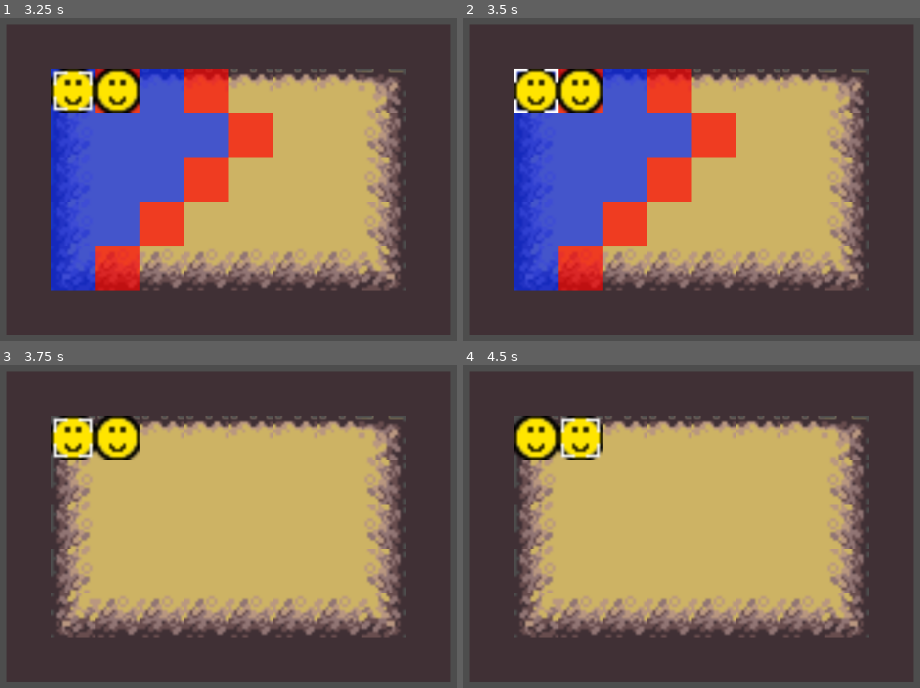
Above: before the commit, frames 1-4 (two rows, left to right).
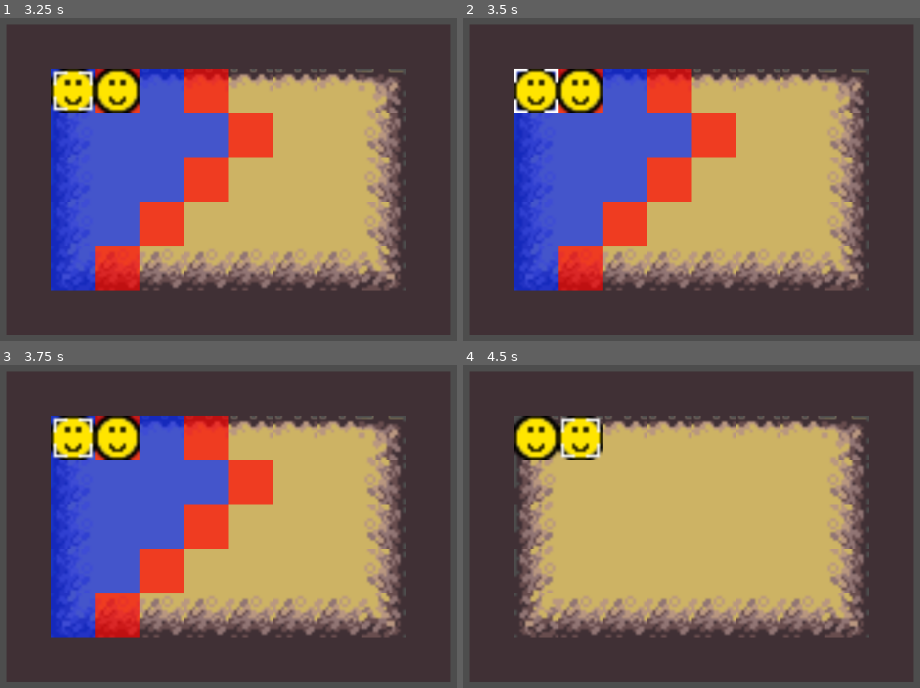
Above: after the commit, the same moments.

Repository: JonasBachmeier-UNI/GameEngineering
Game: Godot game, scene res://test.tscn
The game is run twice, just before and just after one commit, with the same random seed, the same clock (stepped at 60 frames per second) and the same inputs.
Inputs:
- Up to frame 1 (3.25 s): hold Up (ui_up) 0.53-2.03 s; tap Space (ui_select) at 0.6, 0.77, 1.07, 1.35, 1.52, 1.82, 2.1, 2.85, 3.02 s; tap Enter at 1.25 s; hold Left (ui_left) from 2.03 s (still down)
- Up to frame 2 (3.5 s): keep holding Left (ui_left); tap Space (ui_select) at 3.32 s
- Up to frame 3 (3.75 s): release Left (ui_left) at 3.53 s; hold Backspace (ui_text_backspace) from 3.53 s (still down); tap Space (ui_select) at 3.6 s
- Up to frame 4 (4.5 s): tap Space (ui_select) at 3.77, 4.07, 4.35 s; tap Escape (ui_cancel) at 4.15 s; release Backspace (ui_text_backspace) at 4.28 s; hold Right (ui_right) from 4.28 s (still down)

Frames 1-2 are identical in both runs. In frame 3, 22% of the frame differs, in the area x 11-60%, y 15-85%; in frame 4, nothing differs.

Commit message:
UnitManager und Warten auf KI
Navigation von Units zu Unitmanager --> keine signals von einzelnen unit nodes

Diff:
--- a/nohonoramongthieves/Scripts/GameLogic/unit.gd
+++ b/nohonoramongthieves/Scripts/GameLogic/unit.gd
@@ -241,18 +241,19 @@
 	if !in_attack_range.has(destination) and !in_move_range.has(destination):
 		return []
 
-	# Wenn nur durch Attacke erreichbar
-	if in_attack_range.has(destination):
-		# kürzesten Pfad zu Nachbar
+	# Wenn nur durch Attacke erreichbar und keine Gegner auf Feld
+	if in_attack_range.has(destination) and get_grid_value(end_x, end_y) != ENEMY_POSITION_VALUE:
 		return []
 
-	# in movement range
+	# in movement range oder Gegner angreifbar
 	var id_start = coordinate_to_id(x_coord, y_coord)
 	var id_end = coordinate_to_id(end_x, end_y)
-	var id_path = astar.get_point_path(id_start, id_end)
-	var coord_path = []
-	for id in id_path:
-		coord_path.append(id_to_coordinate(id))
+	var coord_path = astar.get_point_path(id_start, id_end)
+
+	# Gegner auf dem Endfeld --> Pfad wird um 1 gekürzt
+	if in_attack_range.has(destination):
+		coord_path = coord_path.slice(0, len(coord_path)-1)
+
 	return coord_path
 
 
@@ -340,6 +341,10 @@
 	path_follow.progress = 0
 	emit_signal("path_started")
 
+
+func update_position(new_x, new_y):
+	x_coord = new_x
+	y_coord = new_y
 
 func move(new_x, new_y):
 	var id_cur = coordinate_to_id(x_coord, y_coord)
@@ -365,8 +370,7 @@
 	move(grid_path[-2][0], grid_path[-2][1])
 
 
-func ai_move():
-	print("ANFANG: ", self)
+func get_shortest_path_to_enemy():
 	update_units()
 	var shortest_path = []
 	var target_unit = null
@@ -379,7 +383,15 @@
 				target_unit = unit
 				shortest_path = path_to_unit
 
-	print("ENDE FOR")
+	return [shortest_path, target_unit]
+
+func get_moves_left():
+	return move_range - moved_count
+
+func ai_move():
+	var path_data = get_shortest_path_to_enemy()
+	var shortest_path = path_data[0]
+	var target_unit = path_data[1]
 
 	if len(shortest_path) <= 1:
 		wait_for_next_turn()
@@ -396,8 +408,7 @@
 		attack_unit(target_unit)
 		return
 
-	var counter = 0
-	print("VOR RESIZE")
+
 	shortest_path.resize(move_range-moved_count)
 	var path = get_global_positions_from_path(shortest_path)
 	set_path(path)
@@ -406,7 +417,6 @@
 	x_coord = shortest_path[-1][0]
 	y_coord = shortest_path[-1][1]
 	wait_for_next_turn()
-	print("ENDE")
 
 
 func can_attack_field(x, y):
--- a/nohonoramongthieves/cursor.gd
+++ b/nohonoramongthieves/cursor.gd
@@ -3,6 +3,7 @@
 @onready var tml = $"../Map"
 @onready var overlay = $"../UnitOverlay"
 @onready var gameboard = $"../../GameBoard"
+@onready var unit_manager = $"../Units"
 @export var start_x = 1
 @export var start_y = 1
 var x_pos = start_x
@@ -66,19 +67,18 @@
 		## TODO: mit gewünschten Input unit bewegen
 		if Input.is_action_just_pressed("ui_select"):
 			print("Einheit auf: ", selected_unit.x_coord, " ", selected_unit.y_coord, " nach: ", x_pos, " ", y_pos)
-			selected_unit.move(x_pos, y_pos)
+			# selected_unit.move(x_pos, y_pos)
+			unit_manager.move_unit(selected_unit, x_pos, y_pos)
 			## selected_unit geht zur aktuellen Position
-			pass
 
 	if can_select_enemy:
 		## TODO: mit gewünschten Input unit Feld angreifen lassen
 		if Input.is_action_just_pressed("ui_select"):
 			print("Einheit auf: ", selected_unit.x_coord, " ", selected_unit.y_coord, " attackiert: ", x_pos, " ", y_pos)
-			selected_unit.move_to_enemy(x_pos, y_pos)
+			# selected_unit.move_to_enemy(x_pos, y_pos)
+			unit_manager.move_unit(selected_unit, x_pos, y_pos)
 			## TODO Menü aufrufen
 			## selected_unit geht neben aktuelles Feld und greift an
-			pass
-		pass
 
 func move(direction: Vector2):
 
@@ -149,25 +149,24 @@
 
 		if hovered == null:
 			## Leeres Feld also nichts
-			print("Leeres Feld")
+			#print("Leeres Feld")
 			return
 		## Auswählbare Einheit auf Feld
 		if !hovered.is_enemy:
 			## Einheit Auswählbar
-			hovered.show_range()
+			unit_manager.show_unit_range(hovered)
 			can_select = true
-			print("Einheit Auswählbar")
+			#print("Einheit Auswählbar")
 			return
 
-		print("Gegner nicht auswählbar")
+		#print("Gegner nicht auswählbar")
 		return
 
 	## Eine Einheit ist bereits ausgewählt
 
 	if x_pos == selected_unit.x_coord and y_pos == selected_unit.y_coord:
-		print("Auf diesem Feld steht die Einheit")
-		return
-		pass
+		#print("Auf diesem Feld steht die Einheit")
+		return
 
 	## Array von Arrays zu Array von Vector2is
 	# TODO: in Unit alle 2d Arrays zu Vector2i
@@ -182,17 +181,17 @@
 	if test_move.has(pos_vec):
 		## Unit geht Pfad und reset bools / selected units
 		can_select_target = true
-		print("Feld erreichbar")
+		#print("Feld erreichbar")
 		return
 
 	if hovered == null:
-		print("nicht erreichbar / angreifbar")
+		#print("nicht erreichbar / angreifbar")
 		return
 
 	if test_attack.has(pos_vec) and hovered.is_enemy:
 		## Unit geht neben das Feld und greift an und reset bools / selected units
 		can_select_enemy = true
-		print("Feld angreifbar")
+		#print("Feld angreifbar")
 		return
 
 	## Nicht auswählbar
@@ -203,36 +202,38 @@
 	print("Einheit ausgewählt")
 	did_select_unit = true
 	selected_unit = unit
-	selected_unit.show_range()
+	unit_manager.show_unit_range(selected_unit)
 	can_select = false
 
 func reset_selection():
-	print("Auswahl zurückgenommen")
+	#print("Auswahl zurückgenommen")
 	if selected_unit != null:
-		selected_unit.clear_overlay()
+		unit_manager.clear_overlay()
 	did_select_unit = false
 	selected_unit = null
 	hovering_check()
 
 
-func _on_unit_path_completed() -> void:
+func _on_game_manager_player_turn() -> void:
+	print("PLAYER TURN")
+	is_active = true
+	visible = true
+	hovering_check()
+
+
+func _on_game_manager_enemy_turn() -> void:
+	print("ENEMY TURN")
+	is_active = false
+	visible = false
+
+
+func _on_units_path_completed() -> void:
+	print("PATH_COMPLETED")
 	reset_selection()
 	is_active = true
 	emit_signal("update_board")
 	update_units()
 
 
-
-func _on_unit_path_started() -> void:
+func _on_units_unit_moves() -> void:
 	is_active = false
-
-
-func _on_game_manager_player_turn() -> void:
-	is_active = true
-	visible = true
-	hovering_check()
-
-
-func _on_game_manager_enemy_turn() -> void:
-	is_active = false
-	visible = false
--- a/nohonoramongthieves/game_manager.gd
+++ b/nohonoramongthieves/game_manager.gd
@@ -1,11 +1,14 @@
 extends Node
 
-@onready var units_node = $"../GameBoard/Units"
+@onready var unit_manager = $"../GameBoard/Units"
+@onready var cursor = $"../GameBoard/Cursor"
 var units = []
 var player_units = []
 var enemy_units = []
 var turn_count = 0
 var is_player_turn = true
+
+var enemy_move_counter = 0
 
 signal player_turn
 signal enemy_turn
@@ -18,16 +21,16 @@
 func _process(delta: float) -> void:
 	## Kein Input möglich
 	if !is_player_turn:
-		start_next_turn()
 		return
 
 	if Input.is_action_just_pressed("ui_text_backspace"):
+		cursor.reset_selection()
 		start_next_turn()
 
 
 
 func update_units():
-	units = units_node.get_children()
+	units = unit_manager.get_children()
 	for unit in units:
 		if unit.is_enemy:
 			enemy_units.append(unit)
@@ -37,9 +40,11 @@
 
 ## TODO: test
 func ai_turn():
-	for unit in enemy_units:
-		unit.ai_move()
-	start_next_turn()
+	if len(enemy_units) > enemy_move_counter:
+		enemy_move_counter += 1
+		unit_manager.enemy_ai_move(enemy_units[enemy_move_counter - 1])
+	else:
+		start_next_turn()
 
 
 func start_next_turn():
@@ -55,10 +60,15 @@
 		## Player Turn
 		is_player_turn = true
 		emit_signal("player_turn")
-		pass
 	else:
 		## AI Turn
 		is_player_turn = false
 		emit_signal("enemy_turn")
-		ai_turn()
-		pass
+		start_ai()
+
+func start_ai():
+	enemy_move_counter = 0
+	ai_turn()
+
+func _on_units_ai_move_done() -> void:
+	ai_turn()
--- a/nohonoramongthieves/test.tscn
+++ b/nohonoramongthieves/test.tscn
@@ -131,6 +131,7 @@
 [node name="Unit2" parent="GameBoard/Units" instance=ExtResource("6_0du6g")]
 is_enemy = true
 x_coord = 2
+move_range = 2
 
 [node name="Cursor" type="AnimatedSprite2D" parent="GameBoard"]
 sprite_frames = SubResource("SpriteFrames_kfbps")
@@ -143,6 +144,11 @@
 
 [connection signal="matrix_ready" from="GameBoard" to="GameBoard/Units" method="_on_game_board_matrix_ready"]
 [connection signal="matrix_ready" from="GameBoard" to="GameBoard/Cursor" method="_on_game_board_matrix_ready"]
+[connection signal="ai_move_done" from="GameBoard/Units" to="GameBoard/Cursor" method="_on_units_ai_move_done"]
+[connection signal="ai_move_done" from="GameBoard/Units" to="GameManager" method="_on_units_ai_move_done"]
+[connection signal="path_completed" from="GameBoard/Units" to="GameBoard/Cursor" method="_on_units_path_completed"]
+[connection signal="unit_moves" from="GameBoard/Units" to="GameBoard/Cursor" method="_on_unit_path_started"]
+[connection signal="unit_moves" from="GameBoard/Units" to="GameBoard/Cursor" method="_on_units_unit_moves"]
 [connection signal="path_completed" from="GameBoard/Units/Unit" to="GameBoard/Cursor" method="_on_unit_path_completed"]
 [connection signal="path_started" from="GameBoard/Units/Unit" to="GameBoard/Cursor" method="_on_unit_path_started"]
 [connection signal="path_completed" from="GameBoard/Units/Unit2" to="GameBoard/Cursor" method="_on_unit_path_completed"]
--- a/nohonoramongthieves/unit_manager.gd
+++ b/nohonoramongthieves/unit_manager.gd
@@ -3,15 +3,113 @@
 var units = []
 var base_grid = []
 
+@onready var tml = $"../Map"
+@onready var overlay = $"../UnitOverlay"
+
+var is_unit_moving = false
+var moving_unit = null
+var is_ai_move = false
+signal unit_moves
+signal path_completed
+signal ai_move_done
+
+## TODO Menü passend anzeigen
+
+@export var speed = 70
+
 func _ready() -> void:
 	units = get_children()
 
-func place_units(grid):
+
+func _process(delta: float) -> void:
+	execute_movement(delta)
+
+
+func execute_movement(delta):
+	if !is_unit_moving:
+		return
+
+	if moving_unit.path_follow.progress_ratio >= 1:
+		is_unit_moving = false
+		moving_unit.curve.clear_points()
+		emit_signal("path_completed")
+		if is_ai_move:
+			is_ai_move = false
+			emit_signal("ai_move_done")
+		return
+
+	moving_unit.path_follow.progress += speed * delta
+
+
+
+func update_unit_grids(grid):
 	for unit in units:
 		unit.on_game_board_matrix_ready(grid)
-		unit.current_pos_to_tml()
 
 
 func _on_game_board_matrix_ready(value: Variant) -> void:
 	base_grid = value
-	place_units(value)
+	update_unit_grids(value)
+
+func create_astar():
+	for unit in units:
+		is_ai_move = false
+		unit.create_astar_for_grid()
+
+func move_unit(unit, new_x, new_y):
+	var grid_path = unit.get_path_to_destination(new_x, new_y)
+	var path = unit.get_global_positions_from_path(grid_path)
+	unit.set_path(path)
+	unit.moved_count += len(path)-1
+	unit.update_position(grid_path[-1][0], grid_path[-1][1])
+	start_unit_movement(unit)
+	create_astar()
+
+func start_unit_movement(unit):
+	moving_unit = unit
+	clear_overlay()
+	is_unit_moving = true
+	unit.path_follow.progress = 0
+	emit_signal("unit_moves")
+
+
+func enemy_ai_move(unit):
+	ai_move(unit)
+	is_ai_move = true
+
+
+func ai_move(unit):
+	var ai_data = unit.get_shortest_path_to_enemy()
+	var shortest_path = ai_data[0]
+	var target_unit = ai_data[1]
+
+	## Kein Pfad zu einem Gegner möglich
+	if len(shortest_path) <= 2:
+		unit.wait_for_next_turn()
+		emit_signal("ai_move_done")
+		return
+
+	## Eine Einheit ist angreifbar
+	if len(shortest_path) <= unit.get_moves_left() + 1:
+		var new_x = target_unit.x_coord
+		var new_y = target_unit.y_coord
+		move_unit(unit, new_x, new_y)
+		unit_attack(unit, target_unit)
+		return
+
+	## Keine Einheit ist angreifbar
+	var new_x_y = shortest_path[unit.get_moves_left()]
+	var new_x = new_x_y[0]
+	var new_y = new_x_y[1]
+	move_unit(unit, new_x, new_y)
+	unit.wait_for_next_turn()
+
+
+func unit_attack(attacker, defender):
+	attacker.attack_unit(defender)
+
+func show_unit_range(unit):
+	unit.show_range()
+
+func clear_overlay():
+	overlay.clear()
